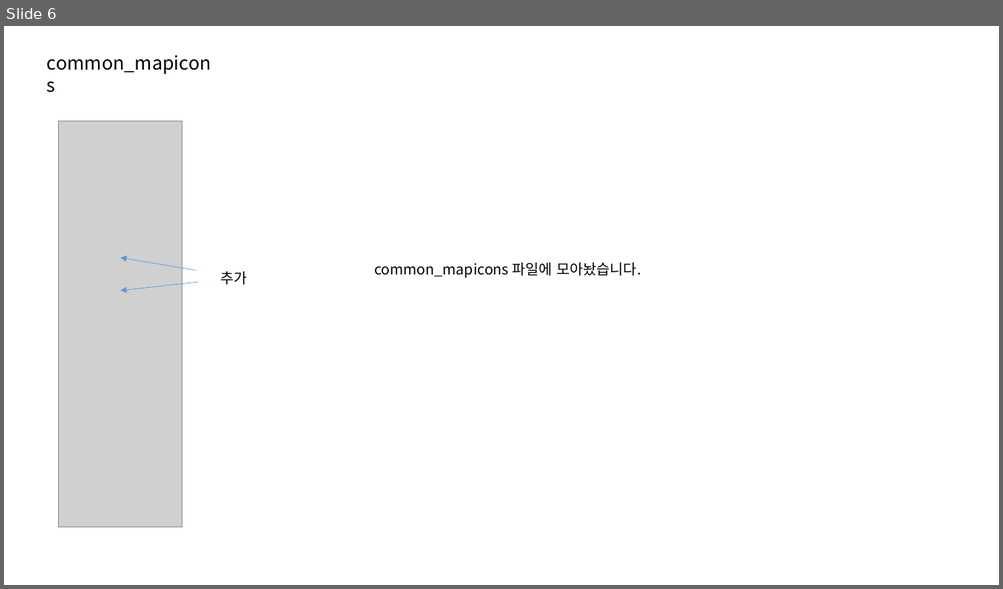
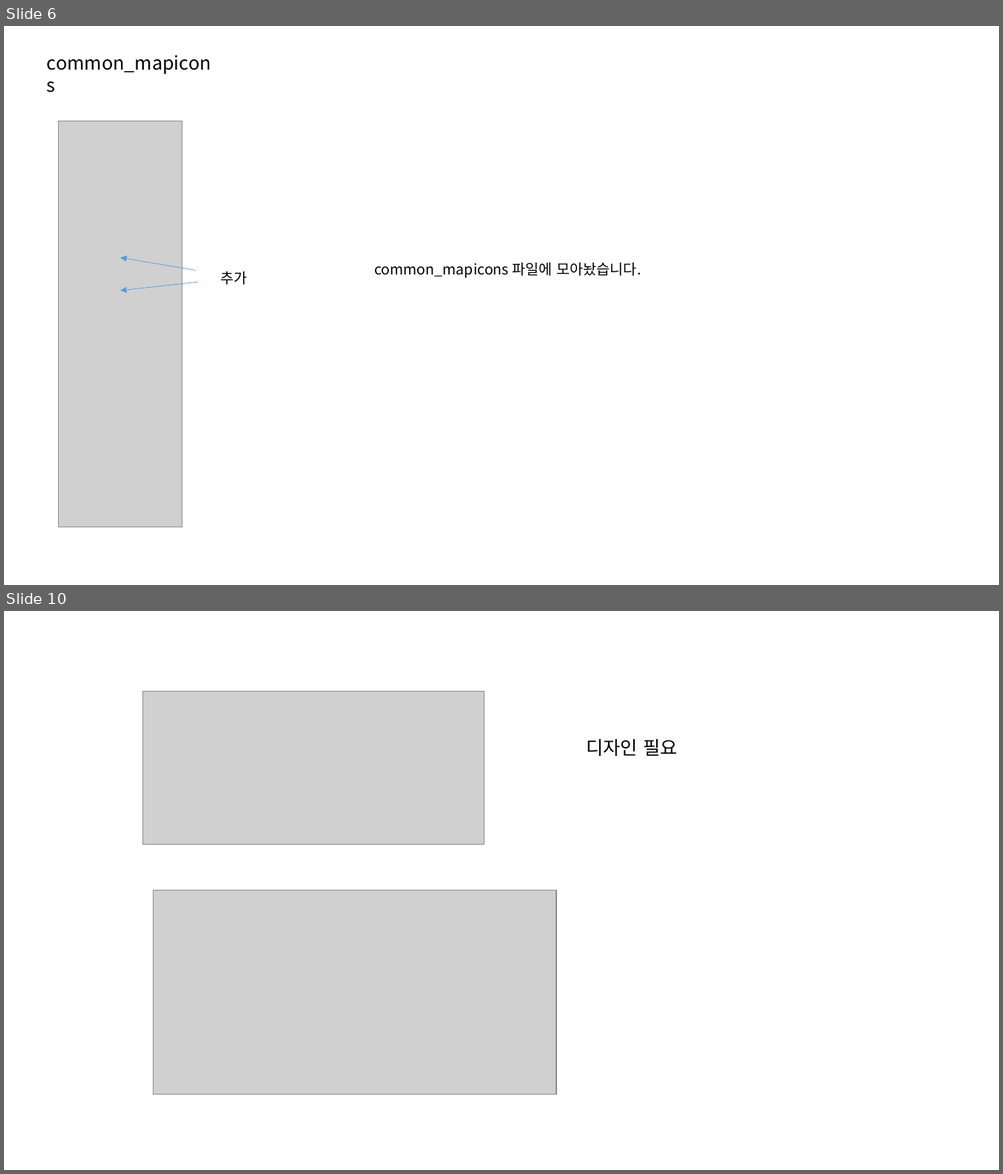
Before and after one commit to jeoungGyy/sejong, a slide deck: ppt/04-03.pptx. Shown one above the other, each under a label of ours: slide 6 before the commit, slides 6 and 10 after it; the slides between them are not shown. The pictures are 1003x589 and 1003x1174 pixels, drawn with LibreOffice and Linux fonts; fonts in the diff are those of the drawing; grey boxes stand for pictures. Boxes give left, top, right and bottom in pixels: in the first picture for what was removed or moved away, otherwise in the second. Text is boxed around its words. In the diff, an @@ line names an element or a change of style, - is before the commit and + after.

```diff
--- a/ppt/04-03.pptx
+++ b/ppt/04-03.pptx
@@ slide 10 added at box(4, 611, 999, 1170), background #FFFFFF @@
@@ picture added at box(143, 692, 484, 845) @@
@@ text added at box(586, 739, 677, 756), 18 pt, text #000000 @@
+디자인 필요
@@ picture added at box(153, 890, 557, 1094) @@
```
Also in this commit, not shown: 10 other slides added, 14 other files.
